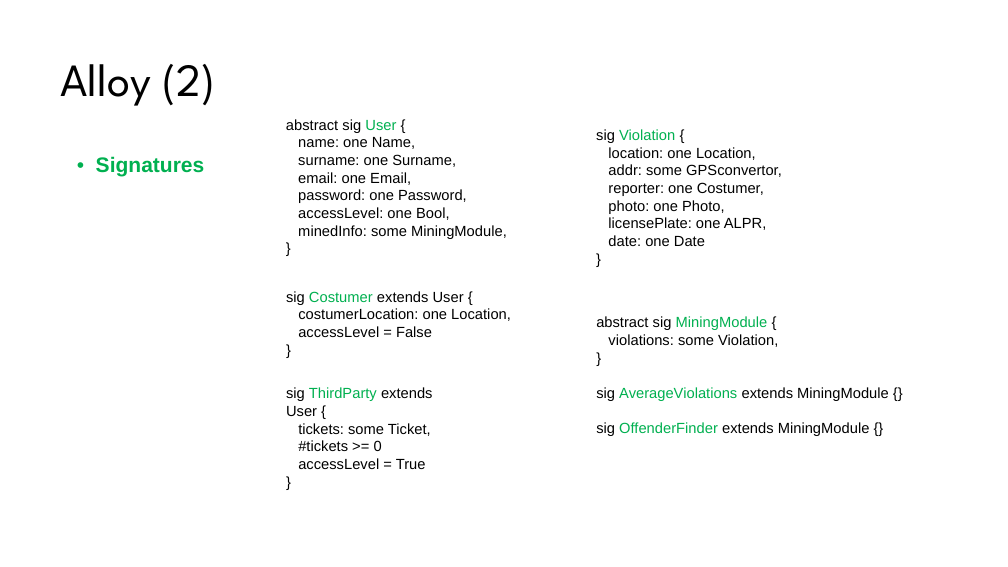
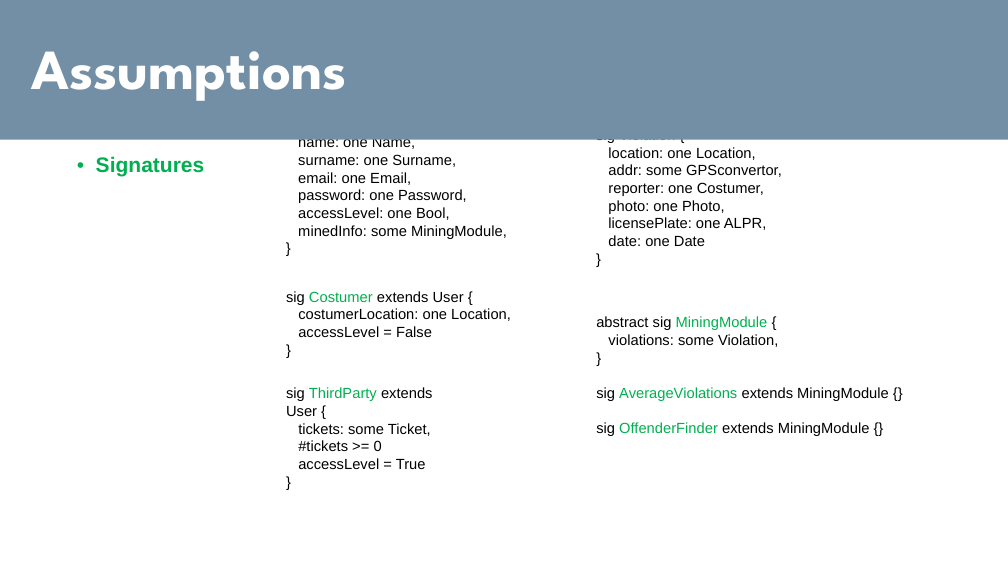
Before and after one commit to TiberioG/SoftwareEngineering2Polimi, a slide deck: slide 8 of Presentation1.pptx (slide 9 before the commit). Drawn at 1008x567 pixels with LibreOffice and Linux fonts; fonts in the diff are those of the drawing. Boxes give left, top, right and bottom in pixels: in the first picture for what was removed or moved away, otherwise in the second. Text is boxed around its words. In the diff, an @@ line names an element or a change of style, - is before the commit and + after.

```diff
--- a/Presentation1.pptx
+++ b/Presentation1.pptx
@@ rectangle added at (x1=0, y1=0, x2=1008, y2=140), fill #728FA5 @@
@@ text added at (x1=31, y1=51, x2=347, y2=101), 54 pt, text #FFFFFF, bold @@
+Assumptions
@@ title removed at (x1=60, y1=64, x2=216, y2=106) @@
-Alloy (2)
```
Also in this commit, not shown: 4 other slides changed, 9 slides added, 9 slides removed, 2 other files.
